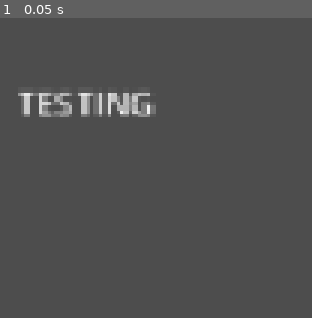
Above: before the commit, frame 1.
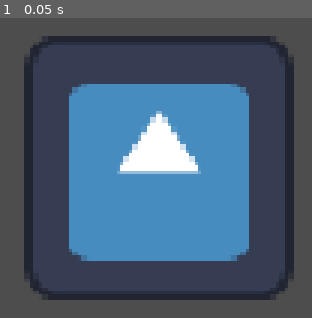
Above: after the commit, the same moment.

Repository: MadAvidCoder/Spin-phibian
Game: Godot game, scene res://scenes/main.tscn
Same seed, same stepped clock (60 frames per second), same inputs: the game is played once before the commit and once after it. The engine's default icon, where the game draws it, is replaced by a stand-in: a white triangle on a blue panel in a dark square.
Inputs:
- Up to frame 1 (0.05 s): no input

The runs differ from the first frame. In frame 1, 44% of the frame differs, in the area x 5-95%, y 6-94%.

Commit message:
Create character scene Created a scene for the frog character, using a placeholder sprite

Diff:
--- /dev/null
+++ b/src/scenes/frog.tscn
@@ -0,0 +1,31 @@
+[gd_scene format=3 uid="uid://dgu8gco2updb7"]
+
+[ext_resource type="Texture2D" uid="uid://barq67eed08is" path="res://icon.svg" id="1_mqod6"]
+[ext_resource type="Script" uid="uid://cs576fx8fbemy" path="res://scripts/frog.gd" id="1_qyo2l"]
+
+[sub_resource type="AtlasTexture" id="AtlasTexture_qyo2l"]
+atlas = ExtResource("1_mqod6")
+region = Rect2(0, 0, 128, 128)
+
+[sub_resource type="SpriteFrames" id="SpriteFrames_2cus8"]
+animations = [{
+"frames": [{
+"duration": 1.0,
+"texture": SubResource("AtlasTexture_qyo2l")
+}],
+"loop": 1,
+"name": &"default",
+"speed": 5.0
+}]
+
+[sub_resource type="RectangleShape2D" id="RectangleShape2D_2cus8"]
+size = Vector2(116, 118)
+
+[node name="Frog" type="CharacterBody2D" unique_id=1809645032]
+script = ExtResource("1_qyo2l")
+
+[node name="Sprite" type="AnimatedSprite2D" parent="." unique_id=1201950172]
+sprite_frames = SubResource("SpriteFrames_2cus8")
+
+[node name="CollisionShape2D" type="CollisionShape2D" parent="." unique_id=596790902]
+shape = SubResource("RectangleShape2D_2cus8")
--- a/src/scenes/main.tscn
+++ b/src/scenes/main.tscn
@@ -1,10 +1,8 @@
 [gd_scene format=3 uid="uid://b25a2beyym67k"]
+
+[ext_resource type="PackedScene" uid="uid://dgu8gco2updb7" path="res://scenes/frog.tscn" id="1_o5qli"]
 
 [node name="Node2D" type="Node2D" unique_id=1309191250]
 
-[node name="Label" type="Label" parent="." unique_id=1894777369]
-offset_left = 508.0
-offset_top = 281.0
-offset_right = 557.0
-offset_bottom = 304.0
-text = "TESTING"
+[node name="Frog" parent="." unique_id=1809645032 instance=ExtResource("1_o5qli")]
+position = Vector2(576, 324)
--- /dev/null
+++ b/src/scripts/frog.gd
@@ -0,0 +1 @@
+extends CharacterBody2D
Not shown, added: src/scripts/frog.gd.uid
